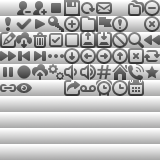
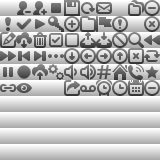
Two versions of the same layered image (160 x 160). Layer-by-layer changes:
painted on "Background" over [80, 32, 160, 96]
